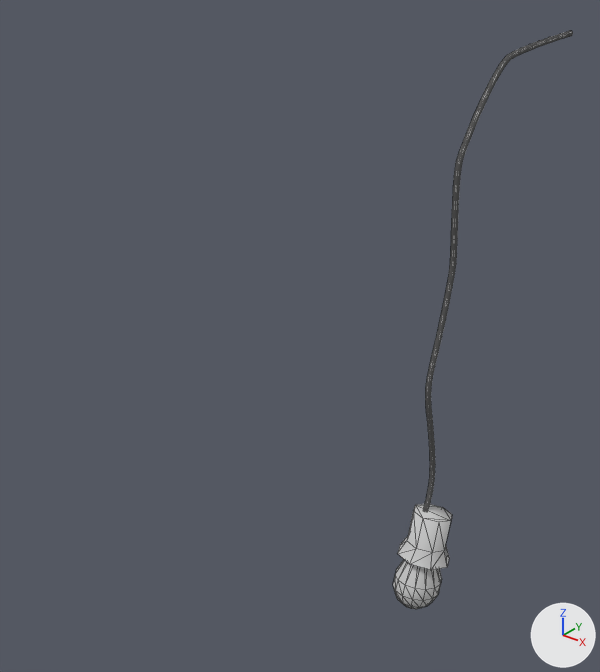
Two versions of the FBX model Assets/Horror metro/Models/Lamp_2.FBX, one commit apart.
One viewpoint serves both versions: a camera (50 mm lens) standing at (0.9, -2.27, 0.23) and looking at (-0.34, -0.72, -0.73). Lighting does not change. The marker at lower right points along +X, +Y and +Z. Mesh edges are drawn as thin lines. Where no turn or scale is listed for an object, it has been applied to the vertices.

Objects in the first picture: 'Lamp_2'.
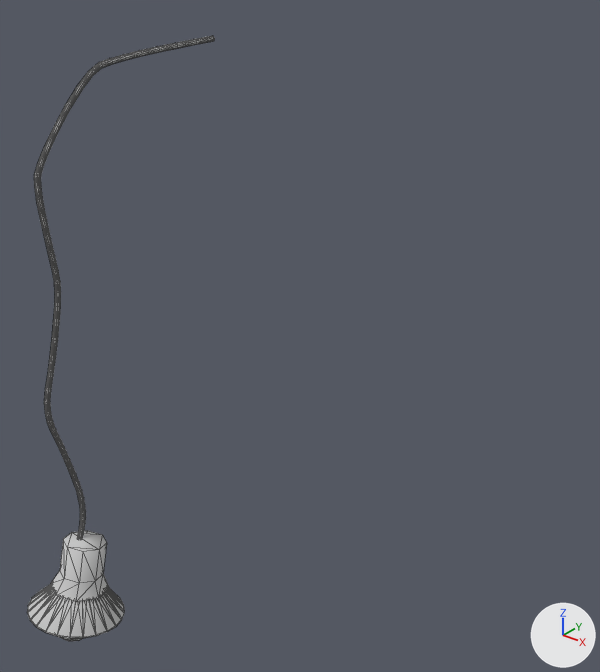
Pixel boxes [x1, y1, x2, y2] of what changed, in the pictures (600 x 672 px):
'Lamp_2', reshaped, moved
    before: [393, 31, 573, 609]
    after: [27, 36, 215, 641]
part 1 of me_mesh, added
    after: [27, 584, 125, 638]

Edits to the bpy script that builds the scene:
```text
Change me_mesh:
    used by ob_lamp_2; location = (0.0, 0.0, 0.0)
    remove me_mesh.from_pydata(...)  # 710 vertices, 1402 faces; spans x -0.053..0.1, y -0.719..0.001, z -1.495..0.0
    add me_mesh.from_pydata(...)  # 806 vertices, 1546 faces; spans x -0.104..0.151, y -0.765..0.001, z -1.495..0.0
    me_mesh part 1: a new loose piece of 96 vertices spanning x -0.104..0.151, y -0.765..-0.518, z -1.444..-1.314, in mat_lamp_2_base (light grey #cacaca)
Change ob_lamp_2:
    ob_lamp_2.location: (0.0, 0.0, 0.0) -> (-0.657, -0.677, 0.0)
```
